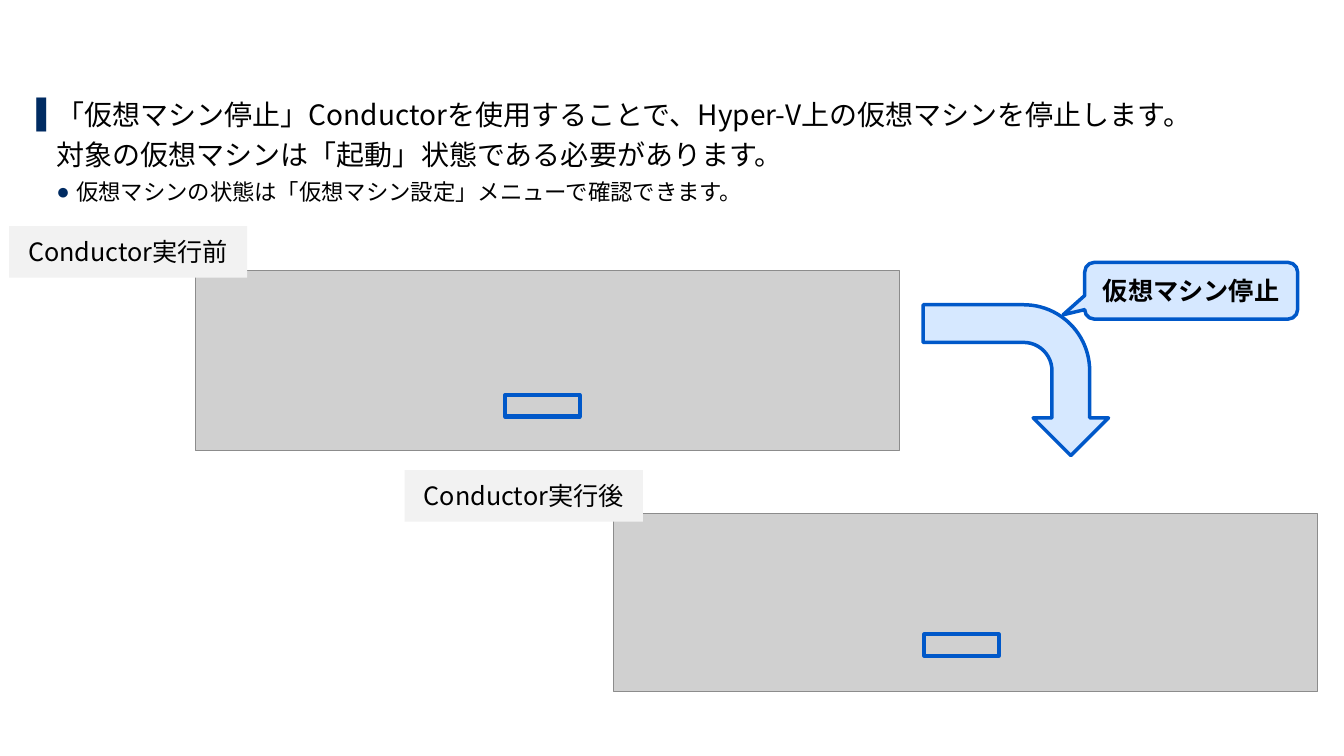
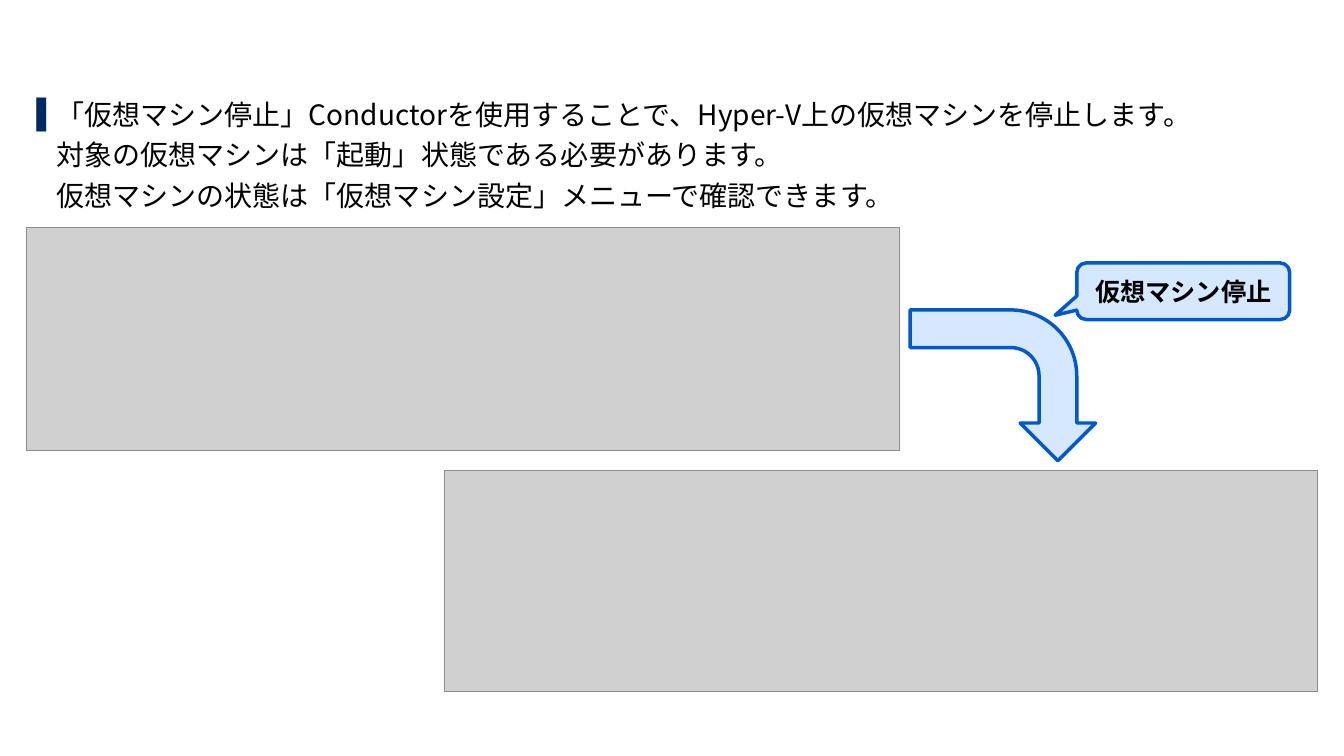
Before and after one commit to exastro-suite/SettingSamples-ITA-HyperV, a slide deck: slide 11 of docs/setting-samples-hyperv-overview_ja.pptx. Drawn at 1344x756 pixels with LibreOffice and Linux fonts; fonts in the diff are those of the drawing; grey boxes stand for pictures; background and template pictures are left out. Boxes give left, top, right and bottom in pixels: in the first picture for what was removed or moved away, otherwise in the second. Text is boxed around its words. In the diff, an @@ line names an element or a change of style, - is before the commit and + after.

```diff
--- a/docs/setting-samples-hyperv-overview_ja.pptx
+++ b/docs/setting-samples-hyperv-overview_ja.pptx
@@ text at bbox=[56, 182, 893, 209]: size 16 to 20 pt in "仮想マシンの状態は「仮想マシン設定」メニューで確認できます。"; bullet ● to none; list level 2 to 1 in "仮想マシンの状態は「仮想マシン設定」メニューで確認できます。" @@
@@ rectangle removed at bbox=[9, 226, 247, 277] @@
-Conductor実行前
@@ picture: place and size @@
-picture at bbox=[196, 271, 899, 452]
+picture at bbox=[26, 228, 899, 452]
@@ rounded speech box "仮想マシン停止": place and size @@
-rounded speech box "仮想マシン停止" at bbox=[1085, 262, 1298, 319]
+rounded speech box "仮想マシン停止" at bbox=[1077, 263, 1290, 320]
@@ bent arrow: place and size @@
-bent arrow at bbox=[924, 304, 1109, 456]
+bent arrow at bbox=[910, 310, 1096, 461]
@@ rectangle removed at bbox=[505, 395, 580, 416] @@
@@ rectangle removed at bbox=[404, 470, 642, 521] @@
-Conductor実行後
@@ picture: place and size @@
-picture at bbox=[614, 513, 1318, 692]
+picture at bbox=[445, 471, 1318, 692]
@@ rectangle removed at bbox=[925, 634, 999, 655] @@
```
Also in this commit, not shown: 10 other slides changed, 1 other file.
